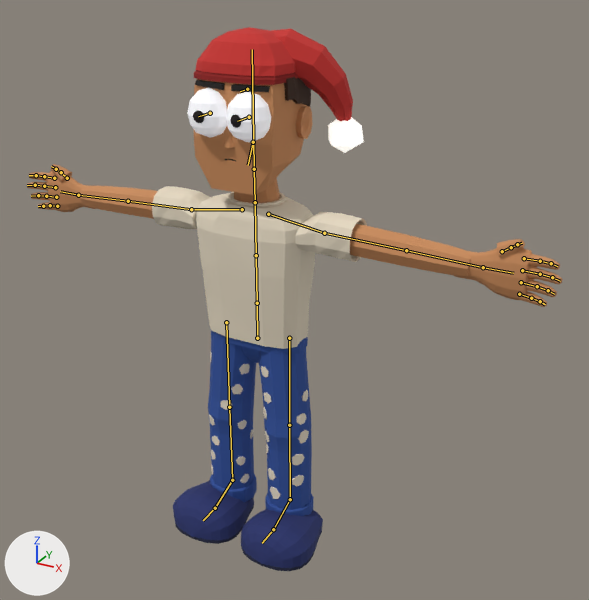
The Blender file art_source/unity/characters/menu/LMS_HumanMenu.blend as it was, and as the next commit left it.
Rendered twice from a camera (50 mm lens) standing at (1.319, -2.138, 1.992) and looking at (0.146, -0.006, 0.926). Arrows for +X, +Y and +Z are at lower left; the lights stay in place. The first picture is the older version. The bones that change, and the others that lie on the model, are drawn over the model as lines.

The first picture shows 'HandSkin.L', 'HandSkin.R', 'HumanBody', 'HumanHead', 'HumanNightcap'.
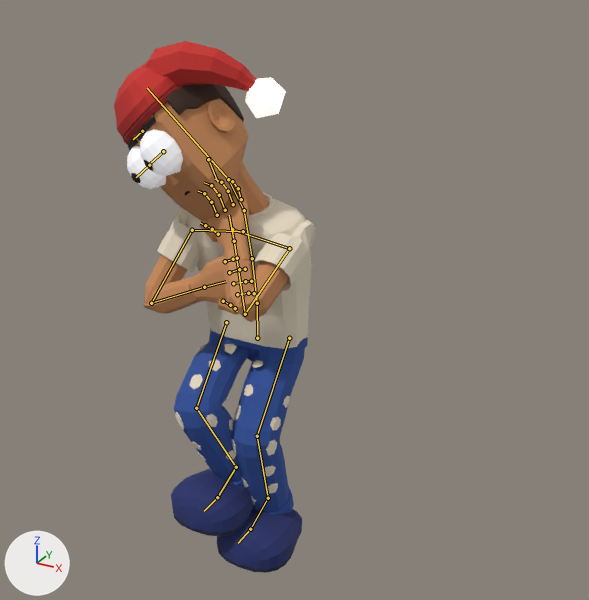
The newer file adds an action. The first version stands in its rest pose; the second is drawn at frame 207 of the action 'MenuSleep'.

The edits, one by one:
Bone 'Spine' (bone_spine) turns from (0, 0, 0) to (8, 0, 0) degrees about its own x, y and z.
Bone 'Chest' (bone_chest) turns from (0, 0, 0) to (6, 0, 0) degrees about its own x, y and z.
Bone 'Neck' (bone_neck) turns from (0, 0, 0) to (2, -9, 17) degrees about its own x, y and z.
Bone 'Head' (bone_head) turns from (0, 0, 0) to (4, -9, 20) degrees about its own x, y and z.
Bone 'Shoulder.L' (bone_shoulder_l) moves from (0.0, 0.0, 0.0) to (0.025, -0.067, 0.05).
Bone 'UpperArm.L' (bone_upperarm_l) turns from (0, 0, 0) to (76, 1, -94) degrees about its own x, y and z.
Bone 'LowerArm.L' (bone_lowerarm_l) turns from (0, 0, 0) to (26, -33, -159) degrees about its own x, y and z.
Bone 'Index01.L' (bone_index01_l) turns from (0, 0, 0) to (9, 0, 0) degrees about its own x, y and z.
Bone 'Index02.L' (bone_index02_l) turns from (0, 0, 0) to (19, 0, 0) degrees about its own x, y and z.
Bone 'Index03.L' (bone_index03_l) turns from (0, 0, 0) to (25, 0, 0) degrees about its own x, y and z.
Bone 'Middle01.L' (bone_middle01_l) turns from (0, 0, 0) to (9, 0, 0) degrees about its own x, y and z.
Bone 'Middle02.L' (bone_middle02_l) turns from (0, 0, 0) to (19, 0, 0) degrees about its own x, y and z.
Bone 'Middle03.L' (bone_middle03_l) turns from (0, 0, 0) to (25, 0, 0) degrees about its own x, y and z.
Bone 'Ring01.L' (bone_ring01_l) turns from (0, 0, 0) to (9, 0, 0) degrees about its own x, y and z.
Bone 'Ring02.L' (bone_ring02_l) turns from (0, 0, 0) to (19, 0, 0) degrees about its own x, y and z.
Bone 'Ring03.L' (bone_ring03_l) turns from (0, 0, 0) to (25, 0, 0) degrees about its own x, y and z.
Bone 'Little01.L' (bone_little01_l) turns from (0, 0, 0) to (9, 0, 0) degrees about its own x, y and z.
Bone 'Little02.L' (bone_little02_l) turns from (0, 0, 0) to (19, 0, 0) degrees about its own x, y and z.
Bone 'Little03.L' (bone_little03_l) turns from (0, 0, 0) to (25, 0, 0) degrees about its own x, y and z.
Bone 'Thumb01.L' (bone_thumb01_l) turns from (0, 0, 0) to (6, 0, 0) degrees about its own x, y and z.
Bone 'Thumb02.L' (bone_thumb02_l) turns from (0, 0, 0) to (13, 0, 0) degrees about its own x, y and z.
Bone 'Shoulder.R' (bone_shoulder_r) moves from (0.0, 0.0, 0.0) to (-0.025, -0.067, 0.05).
Bone 'UpperArm.R' (bone_upperarm_r) turns from (0, 0, 0) to (46, 4, 71) degrees about its own x, y and z.
Bone 'LowerArm.R' (bone_lowerarm_r) turns from (0, 0, 0) to (23, 24, 137) degrees about its own x, y and z.
Bone 'Index02.R' (bone_index02_r) turns from (0, 0, 0) to (6, 0, 0) degrees about its own x, y and z.
Bone 'Index03.R' (bone_index03_r) turns from (0, 0, 0) to (7, 0, 0) degrees about its own x, y and z.
Bone 'Middle02.R' (bone_middle02_r) turns from (0, 0, 0) to (6, 0, 0) degrees about its own x, y and z.
Bone 'Middle03.R' (bone_middle03_r) turns from (0, 0, 0) to (7, 0, 0) degrees about its own x, y and z.
Bone 'Ring02.R' (bone_ring02_r) turns from (0, 0, 0) to (6, 0, 0) degrees about its own x, y and z.
Bone 'Ring03.R' (bone_ring03_r) turns from (0, 0, 0) to (7, 0, 0) degrees about its own x, y and z.
Bone 'Little02.R' (bone_little02_r) turns from (0, 0, 0) to (6, 0, 0) degrees about its own x, y and z.
Bone 'Thumb03.R' (bone_thumb03_r) turns from (0, 0, 0) to (5, 0, 0) degrees about its own x, y and z.
Bone 'UpperLeg.L' (bone_upperleg_l) turns from (0, 0, 0) to (35, 0, -3) degrees about its own x, y and z.
Bone 'LowerLeg.L' (bone_lowerleg_l) turns from (0, 0, 0) to (-50, 1, 1) degrees about its own x, y and z.
Bone 'Foot.L' (bone_foot_l) turns from (0, 0, 0) to (15, 2, 1) degrees about its own x, y and z.
Bone 'UpperLeg.R' (bone_upperleg_r) turns from (0, 0, 0) to (57, 0, 20) degrees about its own x, y and z.
Bone 'LowerLeg.R' (bone_lowerleg_r) turns from (0, 0, 0) to (-80, -7, -4) degrees about its own x, y and z.
Bone 'Foot.R' (bone_foot_r) turns from (0, 0, 0) to (24, -8, -9) degrees about its own x, y and z.

Pixel boxes (x1, y1, x2, y2) of what changed, in the pictures (589 x 600 px):
'HumanBody', posed (56% narrower): before (80, 186, 471, 571); after (144, 192, 316, 573)
'HumanHead', posed: before (187, 77, 312, 203); after (127, 84, 269, 221)
'HumanNightcap', posed (18% shorter): before (194, 27, 364, 153); after (114, 41, 286, 144)
'HandSkin.L', posed: before (454, 239, 562, 307); after (199, 179, 250, 261)
'HandSkin.R', posed (9% wider, 22% taller): before (27, 164, 96, 212); after (179, 256, 254, 315)
bone 'Spine', root to tip: before (257, 303) to (256, 255); after (257, 303) to (252, 258)
bone 'Chest', root to tip: before (256, 255) to (255, 202); after (252, 258) to (244, 210)
bone 'Neck', root to tip: before (255, 202) to (254, 169); after (244, 210) to (228, 179)
bone 'Head', root to tip: before (254, 169) to (252, 49); after (228, 179) to (147, 88)
bone 'Shoulder.L', root to tip: before (268, 214) to (324, 233); after (232, 229) to (289, 248)
bone 'UpperArm.L', root to tip: before (324, 233) to (406, 250); after (289, 248) to (245, 314)
bone 'LowerArm.L', root to tip: before (406, 250) to (483, 267); after (245, 314) to (234, 241)
bone 'Index01.L', root to tip: before (524, 258) to (540, 261); after (217, 215) to (211, 202)
bone 'Index02.L', root to tip: before (540, 261) to (551, 263); after (211, 202) to (204, 193)
bone 'Index03.L', root to tip: before (551, 263) to (557, 266); after (204, 193) to (198, 191)
bone 'Middle01.L', root to tip: before (522, 270) to (540, 274); after (225, 210) to (219, 195)
bone 'Middle02.L', root to tip: before (540, 274) to (552, 277); after (219, 195) to (211, 185)
bone 'Middle03.L', root to tip: before (552, 277) to (560, 281); after (211, 185) to (204, 182)
bone 'Ring01.L', root to tip: before (521, 282) to (537, 286); after (233, 204) to (228, 191)
bone 'Ring02.L', root to tip: before (537, 286) to (548, 290); after (228, 191) to (221, 182)
bone 'Ring03.L', root to tip: before (548, 290) to (554, 294); after (221, 182) to (215, 179)
bone 'Little01.L', root to tip: before (519, 294) to (531, 298); after (241, 199) to (238, 188)
bone 'Little02.L', root to tip: before (531, 298) to (540, 301); after (238, 188) to (232, 181)
bone 'Little03.L', root to tip: before (540, 301) to (545, 304); after (232, 181) to (228, 179)
bone 'Thumb01.L', root to tip: before (502, 251) to (511, 247); after (218, 234) to (212, 229)
bone 'Thumb02.L', root to tip: before (511, 247) to (517, 244); after (212, 229) to (205, 225)
bone 'Shoulder.R', root to tip: before (242, 209) to (191, 209); after (243, 231) to (192, 230)
bone 'UpperArm.R', root to tip: before (191, 209) to (128, 201); after (192, 230) to (151, 303)
bone 'LowerArm.R', root to tip: before (128, 201) to (78, 195); after (151, 303) to (204, 287)
bone 'Index02.R', root to tip: before (44, 176) to (36, 175); after (248, 293) to (254, 293)
bone 'Index03.R', root to tip: before (36, 175) to (29, 175); after (254, 293) to (255, 295)
bone 'Middle02.R', root to tip: before (44, 186) to (35, 185); after (245, 281) to (251, 281)
bone 'Middle03.R', root to tip: before (35, 185) to (27, 185); after (251, 281) to (252, 282)
bone 'Ring02.R', root to tip: before (46, 196) to (38, 195); after (239, 269) to (245, 269)
bone 'Ring03.R', root to tip: before (38, 195) to (31, 196); after (245, 269) to (246, 270)
bone 'Little02.R', root to tip: before (50, 205) to (43, 206); after (233, 259) to (237, 258)
bone 'Thumb03.R', root to tip: before (56, 169) to (51, 166); after (235, 308) to (237, 311)
bone 'UpperLeg.L', root to tip: before (289, 338) to (289, 425); after (289, 338) to (257, 436)
bone 'LowerLeg.L', root to tip: before (289, 425) to (290, 499); after (257, 436) to (268, 498)
bone 'Foot.L', root to tip: before (290, 499) to (273, 529); after (268, 498) to (250, 529)
bone 'UpperLeg.R', root to tip: before (226, 322) to (229, 407); after (226, 322) to (196, 408)
bone 'LowerLeg.R', root to tip: before (229, 407) to (232, 480); after (196, 408) to (236, 467)
bone 'Foot.R', root to tip: before (232, 480) to (215, 508); after (236, 467) to (217, 497)
